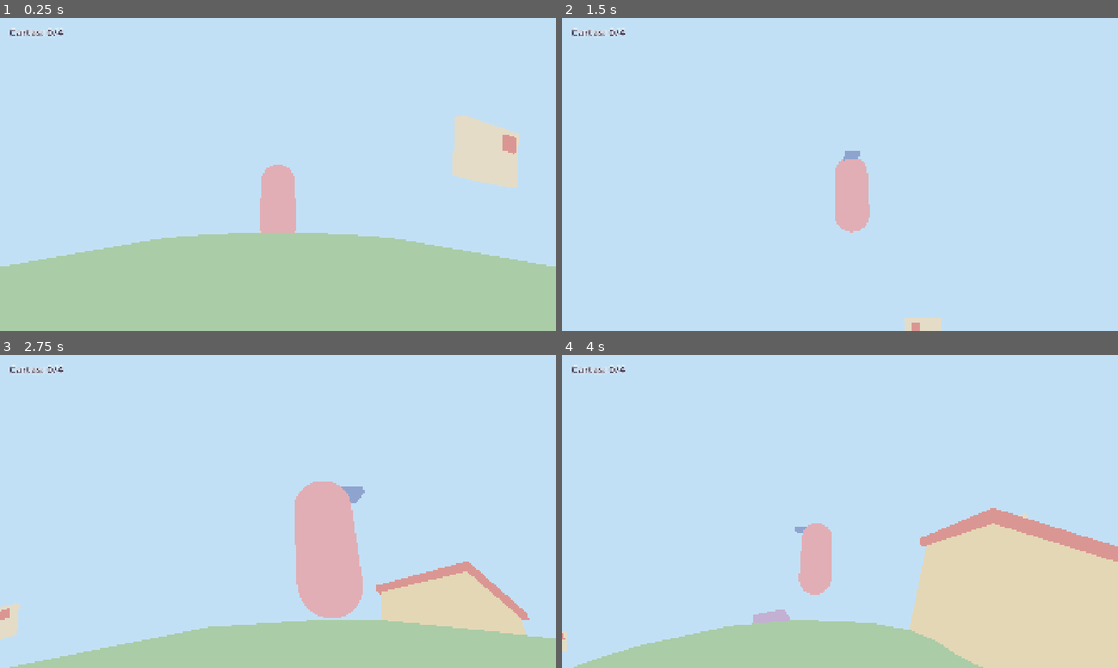
Above: before the commit, frames 1-4 (two rows, left to right).
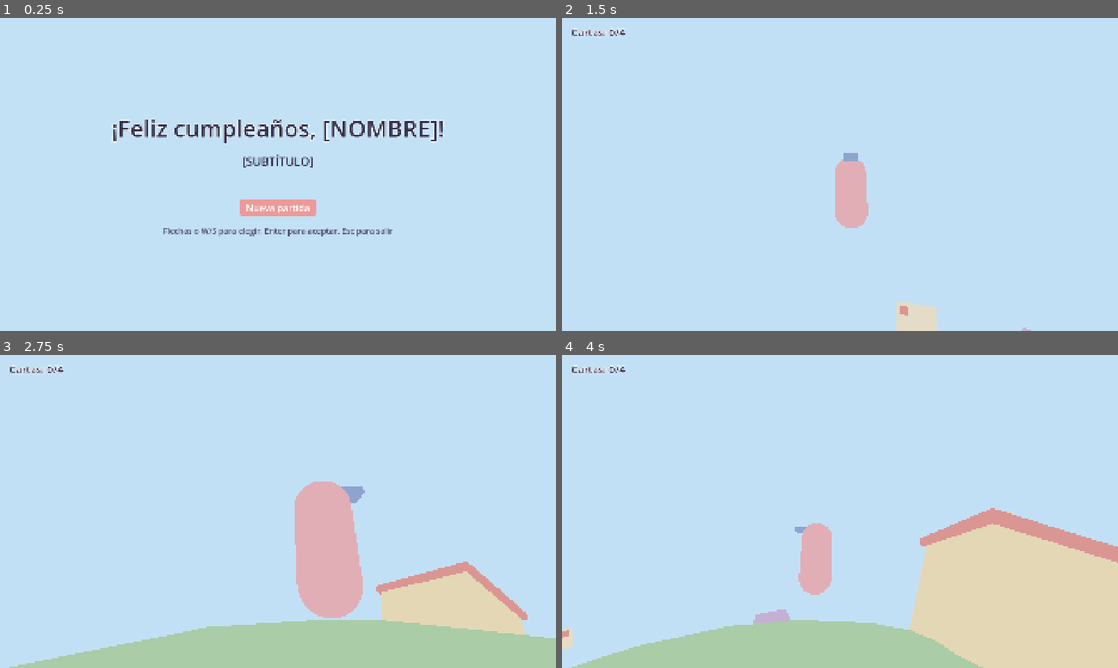
Above: after the commit, the same moments.

Repository: lautaromoreyraa/planeta-cartero
Game: Godot game, scene res://scenes/pantalla_de_inicio.tscn
Two runs of this game, one before a commit and one after it. Both use one fixed random seed, a clock stepped at 60 frames per second and the inputs below. Before the commit the project starts from res://scenes/principal.tscn.
Inputs (mouse positions are in pixels of both pictures, inside the frame that each line leads up to):
- Up to frame 1 (0.25 s): no input
- Up to frame 2 (1.5 s): tap Enter (aceptar) at 0.5 s; move the mouse to (962, 158) at 0.52 s; hold D (move_right) 0.53-1.28 s; hold Enter (aceptar) 0.53-1.28 s; click (962, 158) at 0.67 s; tap Space (jump) at 0.77 s; tap Backspace (borrar) at 0.8, 1.35 s; move the mouse to (728, 190) at 1.27 s; hold S (move_back) from 1.28 s (still down)
- Up to frame 3 (2.75 s): tap Space (jump) at 1.52 s; tap E (interact) at 1.55 s; move the mouse to (333, 442) at 2.02 s; release S (move_back) at 2.03 s; hold D (move_right) from 2.03 s (still down); hold E (interact) from 2.03 s (still down); tap Enter (aceptar) at 2.3 s
- Up to frame 4 (4 s): move the mouse to (812, 574) at 2.77 s; release D (move_right) at 2.78 s; release E (interact) at 2.78 s; hold W (move_forward) 2.78-3.53 s; tap Enter (aceptar) at 2.85 s; click (812, 574) at 2.92 s; tap Space (jump) at 3.02, 3.77 s; tap Backspace (borrar) at 3.05 s; move the mouse to (1006, 558) at 3.52 s; hold A (move_left) from 3.53 s (still down); hold Backspace (borrar) from 3.53 s (still down); tap E (interact) at 3.8 s

The runs differ from the first frame. In frame 1, 34% of the frame differs, in the area x 0-100%, y 3-100%; in frame 2, 0.6%; in frame 3, 0.4%; in frame 4, 0.2%.

Commit message:
Agrega la pantalla de inicio con continuar y nueva partida
Es la escena principal del proyecto: muestra el título del config,
ofrece «Continuar» sólo si hay un guardado válido para el config cargado
y Esc cierra el juego. Lee el config y el guardado una sola vez y se los
pasa a la escena del juego antes de agregarla al árbol, así el juego no
lee el guardado por su cuenta y los tests que lo cargan solo no tocan la
partida real. «Nueva partida» borra el guardado y muestra el tutorial;
«Continuar» restaura el último checkpoint con la jugadora en el punto de
partida, que está despejado.

Diff:
--- a/project.godot
+++ b/project.godot
@@ -6,7 +6,7 @@
 [application]
 
 config/name="Planeta Cartero"
-run/main_scene="res://scenes/principal.tscn"
+run/main_scene="res://scenes/pantalla_de_inicio.tscn"
 config/features=PackedStringArray("4.7", "GL Compatibility")
 
 [debug]
--- /dev/null
+++ b/scenes/pantalla_de_inicio.tscn
@@ -0,0 +1,67 @@
+[gd_scene load_steps=3 format=3]
+
+[ext_resource type="Script" path="res://scripts/pantalla_de_inicio.gd" id="1_inicio"]
+[ext_resource type="Script" path="res://scripts/menu_de_opciones.gd" id="2_opciones"]
+
+[node name="PantallaDeInicio" type="Control"]
+layout_mode = 3
+anchors_preset = 15
+anchor_right = 1.0
+anchor_bottom = 1.0
+grow_horizontal = 2
+grow_vertical = 2
+script = ExtResource("1_inicio")
+
+[node name="Fondo" type="ColorRect" parent="."]
+layout_mode = 1
+anchors_preset = 15
+anchor_right = 1.0
+anchor_bottom = 1.0
+grow_horizontal = 2
+grow_vertical = 2
+color = Color(0.76, 0.88, 0.96, 1)
+
+[node name="Centro" type="CenterContainer" parent="."]
+layout_mode = 1
+anchors_preset = 15
+anchor_right = 1.0
+anchor_bottom = 1.0
+grow_horizontal = 2
+grow_vertical = 2
+
+[node name="Contenido" type="VBoxContainer" parent="Centro"]
+custom_minimum_size = Vector2(1400, 0)
+layout_mode = 2
+theme_override_constants/separation = 32
+
+[node name="Titulo" type="Label" parent="Centro/Contenido"]
+layout_mode = 2
+theme_override_colors/font_color = Color(0.2, 0.18, 0.3, 1)
+theme_override_colors/font_outline_color = Color(1, 1, 1, 1)
+theme_override_constants/outline_size = 12
+theme_override_font_sizes/font_size = 80
+horizontal_alignment = 1
+autowrap_mode = 3
+
+[node name="Subtitulo" type="Label" parent="Centro/Contenido"]
+layout_mode = 2
+theme_override_font_sizes/font_size = 40
+horizontal_alignment = 1
+autowrap_mode = 3
+
+[node name="Separacion" type="Control" parent="Centro/Contenido"]
+custom_minimum_size = Vector2(0, 40)
+layout_mode = 2
+
+[node name="Opciones" type="VBoxContainer" parent="Centro/Contenido"]
+layout_mode = 2
+size_flags_horizontal = 4
+theme_override_constants/separation = 16
+script = ExtResource("2_opciones")
+
+[node name="Indicacion" type="Label" parent="Centro/Contenido"]
+layout_mode = 2
+theme_override_colors/font_color = Color(0.3, 0.27, 0.42, 1)
+theme_override_font_sizes/font_size = 28
+horizontal_alignment = 1
+autowrap_mode = 3
--- /dev/null
+++ b/scripts/pantalla_de_inicio.gd
@@ -0,0 +1,65 @@
+class_name PantallaDeInicio
+extends Control
+
+## Primera pantalla del juego: título de cumpleaños y «Continuar» / «Nueva
+## partida» (RF-08). Esc cierra el juego (RF-07 CA1).
+##
+## Carga el config y el guardado una sola vez, arma la escena del juego con
+## eso y la pone en su lugar; la escena del juego no lee el guardado por su
+## cuenta, así los tests que la cargan sola no tocan la partida real.
+
+const ESCENA_DEL_JUEGO: PackedScene = preload("res://scenes/principal.tscn")
+
+## Textos por defecto si falta la clave en el config (RF-22 CA2).
+const TITULO_POR_DEFECTO: String = "¡Feliz cumpleaños!"
+const CONTINUAR_POR_DEFECTO: String = "Continuar"
+const NUEVA_PARTIDA_POR_DEFECTO: String = "Nueva partida"
+const INDICACION_POR_DEFECTO: String = "Flechas para elegir, Enter para aceptar, Esc para salir"
+
+## Archivo de guardado; los tests lo cambian antes de agregar la escena.
+var ruta_de_guardado: String = Guardado.RUTA
+
+@onready var _titulo: Label = $Centro/Contenido/Titulo
+@onready var _subtitulo: Label = $Centro/Contenido/Subtitulo
+@onready var _opciones: MenuDeOpciones = $Centro/Contenido/Opciones
+@onready var _indicacion: Label = $Centro/Contenido/Indicacion
+
+var _config: Configuracion = null
+var _guardado: EstadoDePartida = null
+
+
+func _ready() -> void:
+	_config = Configuracion.cargar_para_el_juego()
+	# Un guardado que no corresponde al config cargado se ignora (RF-21 CA6).
+	_guardado = Guardado.leer(ruta_de_guardado, _config.ids_de_cartas(), Configuracion.CANTIDAD_DE_CASAS)
+
+	_titulo.text = _config.texto("inicio.titulo", TITULO_POR_DEFECTO)
+	_subtitulo.text = _config.texto("inicio.subtitulo", "")
+	_indicacion.text = _config.texto("inicio.indicacion", INDICACION_POR_DEFECTO)
+	var opciones: PackedStringArray = PackedStringArray()
+	if _guardado != null:
+		opciones.append(_config.texto("inicio.opcion_continuar", CONTINUAR_POR_DEFECTO))
+	opciones.append(_config.texto("inicio.opcion_nueva_partida", NUEVA_PARTIDA_POR_DEFECTO))
+	_opciones.configurar(opciones)
+	_opciones.elegida.connect(_al_elegir)
+
+
+func _unhandled_input(evento: InputEvent) -> void:
+	if evento.is_action_pressed("pause"):
+		get_viewport().set_input_as_handled()
+		get_tree().quit()
+
+
+func _al_elegir(indice: int) -> void:
+	_opciones.activo = false
+	var continuar: bool = _guardado != null and indice == 0
+	var juego: Principal = ESCENA_DEL_JUEGO.instantiate()
+	juego.config = _config
+	juego.ruta_de_guardado = ruta_de_guardado
+	if continuar:
+		juego.estado_inicial = _guardado
+	else:
+		# «Nueva partida» borra el guardado anterior (RF-21 CA4).
+		Guardado.borrar(ruta_de_guardado)
+		juego.mostrar_tutorial = true
+	get_tree().change_scene_to_node(juego)
--- a/tests/test_recorrido_completo.gd
+++ b/tests/test_recorrido_completo.gd
@@ -2,7 +2,8 @@
 
 ## Test de integración del hito 3: recorre una partida entera simulando el
 ## teclado (nueva partida con tutorial, las 4 cartas, entregas con un error,
-## candado con un error, carta final y pausa) (RF-07, RF-09 a RF-21, RF-26,
+## candado con un error, carta final y pausa) y después la retoma desde el
+## guardado con la pantalla de inicio (RF-07, RF-08, RF-09 a RF-21, RF-26,
 ## RNF-12).
 ## Los textos esperados salen del config activo, así sirve también con el
 ## contenido real. Corre en tiempo real (unos 15 s).
@@ -10,6 +11,7 @@
 
 const Afirmaciones := preload("res://tests/afirmaciones.gd")
 const ESCENA_PRINCIPAL: PackedScene = preload("res://scenes/principal.tscn")
+const ESCENA_DE_INICIO: PackedScene = preload("res://scenes/pantalla_de_inicio.tscn")
 const RUTA_DE_PRUEBA: String = "user://test_recorrido.json"
 ## Frames para que el jugador se apoye y el detector elija el objetivo.
 const FRAMES_PARA_ASENTARSE: int = 20
@@ -28,6 +30,7 @@
 	var config: Configuracion = Configuracion.cargar()
 	Guardado.borrar(RUTA_DE_PRUEBA)
 	await _probar_partida_nueva(arbol, a, config)
+	await _probar_continuar(arbol, a, config)
 	Guardado.borrar(RUTA_DE_PRUEBA)
 	return a.fallas
 
@@ -185,6 +188,36 @@
 	a.verdadero(guardado != null and guardado.candado_abierto, "RF-19 CA2: abrir el candado no guardó")
 
 
+## RF-21 CA2 y CA3: la pantalla de inicio ofrece «Continuar» y restaura el
+## último checkpoint; desde ahí se llega al final (RNF-12 CA3).
+static func _probar_continuar(arbol: SceneTree, a: Afirmaciones, config: Configuracion) -> void:
+	var inicio: PantallaDeInicio = ESCENA_DE_INICIO.instantiate()
+	inicio.ruta_de_guardado = RUTA_DE_PRUEBA
+	arbol.root.add_child(inicio)
+	arbol.current_scene = inicio
+	await _avanzar(arbol, 5)
+	var opciones: Node = inicio.get_node("Centro/Contenido/Opciones")
+	a.verdadero(opciones.get_child_count() == 2, "RF-21 CA2: con guardado hay %d opciones" % opciones.get_child_count())
+	a.verdadero((inicio.get_node("Centro/Contenido/Titulo") as Label).text == config.texto("inicio.titulo", ""), "RF-08 CA1: el título no sale del config")
+	await _accion(arbol, &"aceptar")
+	await _avanzar(arbol, 10)
+
+	var escena: Principal = arbol.current_scene as Principal
+	a.verdadero(escena != null, "RF-21 CA3: «Continuar» no abrió el juego")
+	if escena == null:
+		return
+	a.verdadero(not _dialogo_abierto(escena), "RF-09 CA4: al continuar se mostró el tutorial")
+	a.verdadero(escena.get_node("Cartas").get_child_count() == 0, "RF-21 CA3: volvieron cartas al planeta")
+	var codigo_hud: Label = escena.get_node("Hud/Lineas/Codigo")
+	a.verdadero(codigo_hud.visible and codigo_hud.text.contains(" ".join(config.codigo().split(""))), "RF-26 CA4: al continuar el HUD no muestra el código")
+	var oficina: Oficina = escena.get_node("Oficina")
+	a.verdadero(not oficina.has_node("Puerta"), "RF-18 CA3: al continuar la puerta volvió a cerrarse")
+	await _ir_a(arbol, escena, oficina.get_node("CartaFinal/Interactuable"), 0.05)
+	await _accion(arbol, &"interact")
+	a.verdadero(_texto_del_dialogo(escena) == config.texto("final.mensaje", ""), "RNF-12 CA3: al continuar no se llega a la carta final")
+	await _descargar(arbol, escena)
+
+
 static func _usar_buzon(arbol: SceneTree, escena: Principal, id: String) -> void:
 	for nodo: Node in escena.get_node("Casas").get_children():
 		var casa: CasaConBuzon = nodo as CasaConBuzon
Not shown, added: scripts/pantalla_de_inicio.gd.uid
